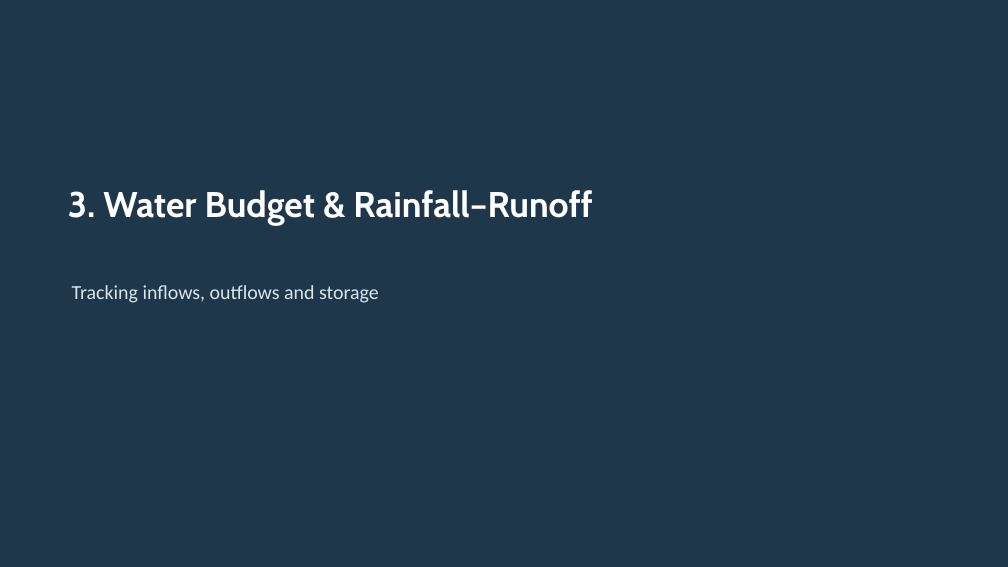
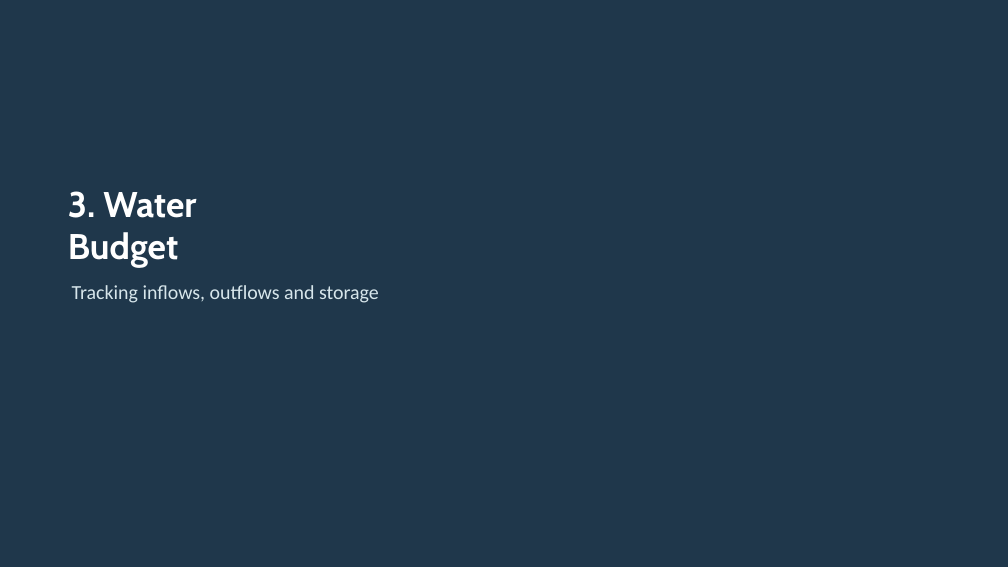
Before and after one commit to arjzaidi/arjzaidi.github.io, a slide deck: slide 15 of assets/downloads/lecture-07-hydrological-modeling.pptx (slide 17 before the commit). Drawn at 1008x567 pixels with LibreOffice and Linux fonts; fonts in the diff are those of the drawing. Boxes give left, top, right and bottom in pixels: in the first picture for what was removed or moved away, otherwise in the second. Text is boxed around its words. In the diff, an @@ line names an element or a change of style, - is before the commit and + after.

Commit message:
Move rainfall-runoff content from Lecture 7 to Lecture 8; update slides and downloads

```diff
--- a/assets/downloads/lecture-07-hydrological-modeling.pptx
+++ b/assets/downloads/lecture-07-hydrological-modeling.pptx
@@ text at (x1=68, y1=191, x2=196, y2=267): text changed @@
-3. Water Budget & Rainfall–Runoff
+3. Water Budget
```
Also in this commit, not shown: 4 other slides changed, 19 slides removed, 6 other files.
